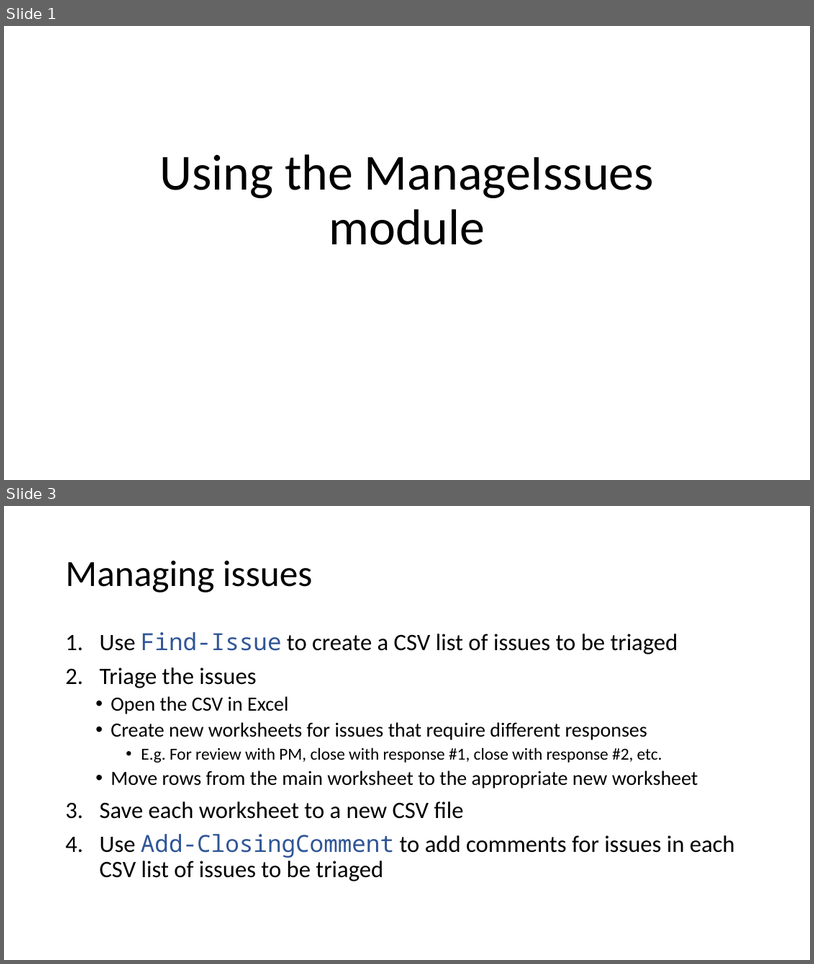
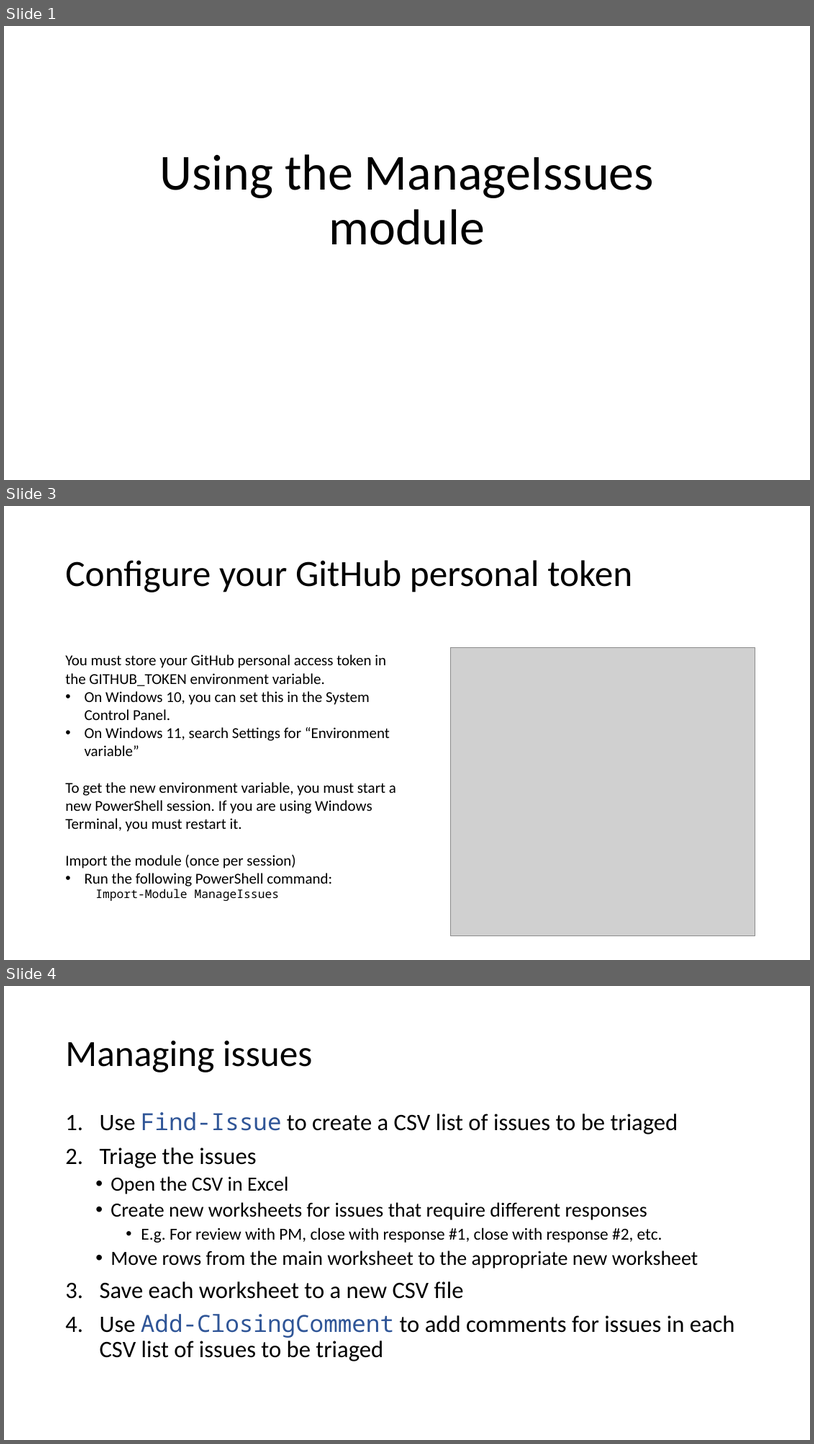
Before and after one commit to sdwheeler/ToolModules, a slide deck: Docs/ManageIssues.pptx. Shown one above the other, each under a label of ours: slides 1 and 3 before the commit, slides 1, 3 and 4 after it; the slides between them are not shown. The pictures are 814x964 and 814x1444 pixels, drawn with LibreOffice and Linux fonts; fonts in the diff are those of the drawing; grey boxes stand for pictures. Boxes give left, top, right and bottom in pixels: in the first picture for what was removed or moved away, otherwise in the second. Text is boxed around its words. In the diff, an @@ line names an element or a change of style, - is before the commit and + after.

Commit message:
Update docs for ManageIssues

```diff
--- a/Docs/ManageIssues.pptx
+++ b/Docs/ManageIssues.pptx
@@ slide 3 added at (4,506,810,960), background #FFFFFF @@
@@ title added at (65,560,633,592), 44 pt, text #000000 @@
+Configure your GitHub personal token
@@ text added at (65,654,396,901), 18 pt, text #000000 @@
+You must store your GitHub personal access token in the GITHUB_TOKEN environment variable.
+• On Windows 10, you can set this in the System Control Panel.
+• On Windows 11, search Settings for “Environment variable”
+To get the new environment variable, you must start a new PowerShell session. If you are using Windows Terminal, you must restart it.
+Import the module (once per session)
+• Run the following PowerShell command:
+  Import-Module ManageIssues
@@ picture added at (451,648,756,936) @@
@@ what was slide 3 is now slide 4 @@
```
Also in this commit, not shown: 1 slide changed.
